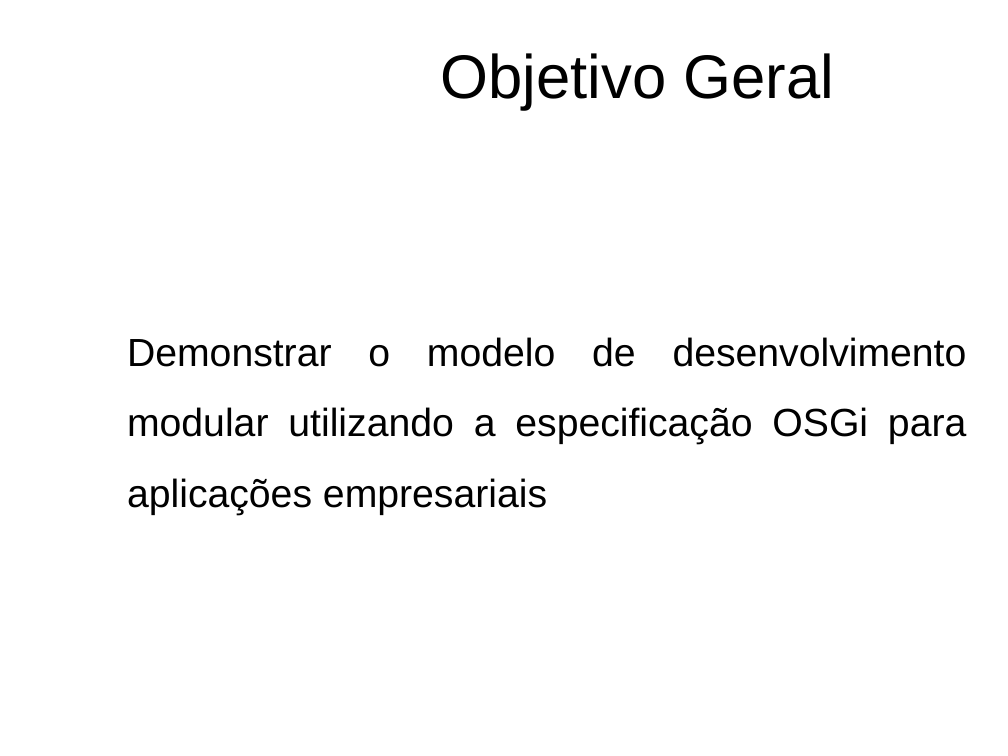
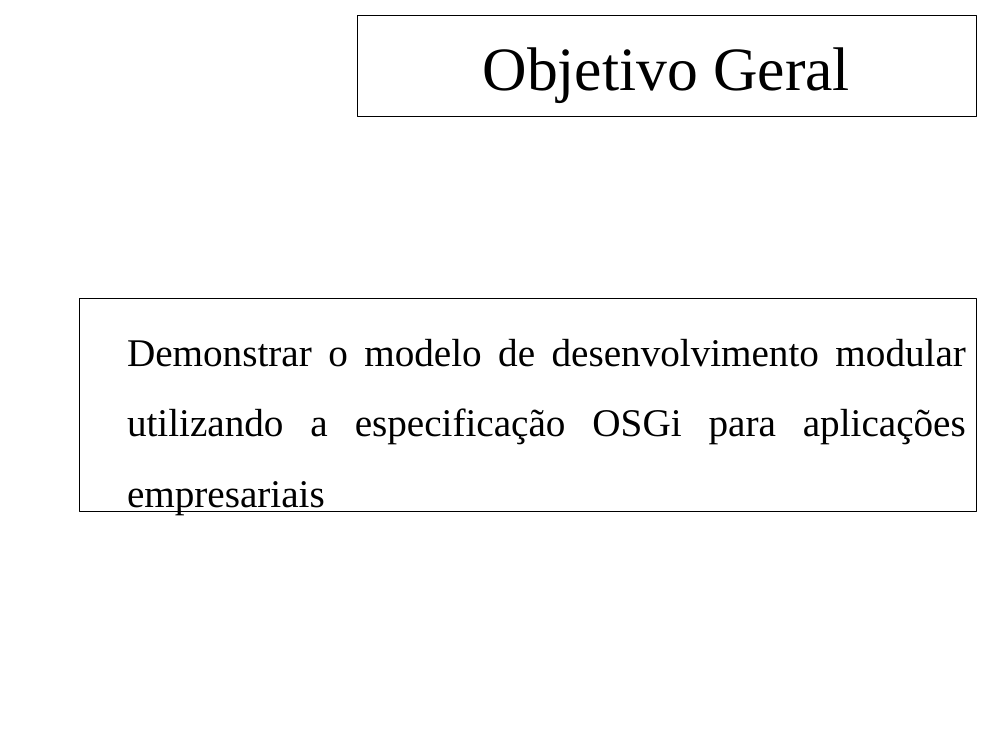
Before and after one commit to feliperodriguesprado/tcc_repository, a slide deck: slide 3 of documents/life_cycle/qualificacao/qualificacao_slides.odp. Drawn at 1008x756 pixels with LibreOffice and Linux fonts; fonts in the diff are those of the drawing; background and template pictures are left out. Boxes give left, top, right and bottom in pixels: in the first picture for what was removed or moved away, otherwise in the second. Text is boxed around its words. In the diff, an @@ line names an element or a change of style, - is before the commit and + after.

```diff
--- a/documents/life_cycle/qualificacao/qualificacao_slides.odp
+++ b/documents/life_cycle/qualificacao/qualificacao_slides.odp
@@ title "Objetivo Geral": place and size @@
-title "Objetivo Geral" at box(441, 53, 835, 110)
+title "Objetivo Geral" at box(357, 16, 976, 117)
@@ title "Objetivo Geral" at box(357, 16, 976, 117): font Arial to Times New Roman; alignment centre to right; outline none to #000000 0.74 pt @@
@@ rectangle "Demonstrar o modelo de desenvolvimento ...": place and size @@
-rectangle "Demonstrar o modelo de desenvolvimento ..." at box(127, 337, 967, 515)
+rectangle "Demonstrar o modelo de desenvolvimento ..." at box(80, 298, 977, 512)
@@ rectangle "Demonstrar o modelo de desenvolvimento ..." at box(80, 298, 977, 512): font Arial to Times New Roman; outline none to #000000 0.74 pt @@
```
Also in this commit, not shown: 13 other slides changed, 1 slide added, 1 slide removed, 1 other file.
